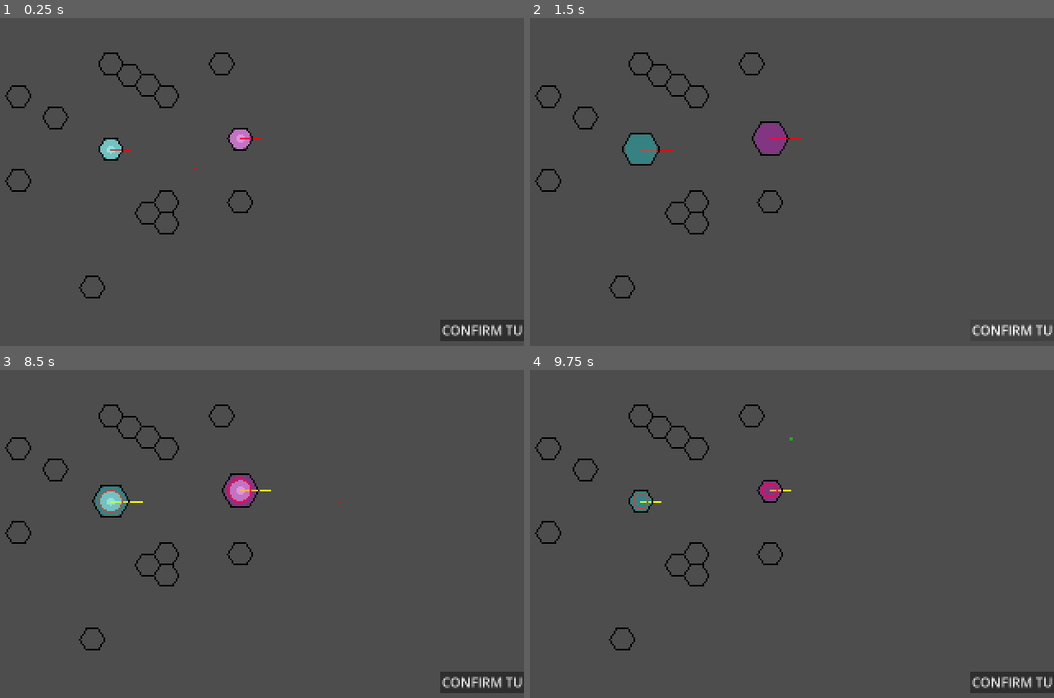
Above: before the commit, frames 1-4 (two rows, left to right).
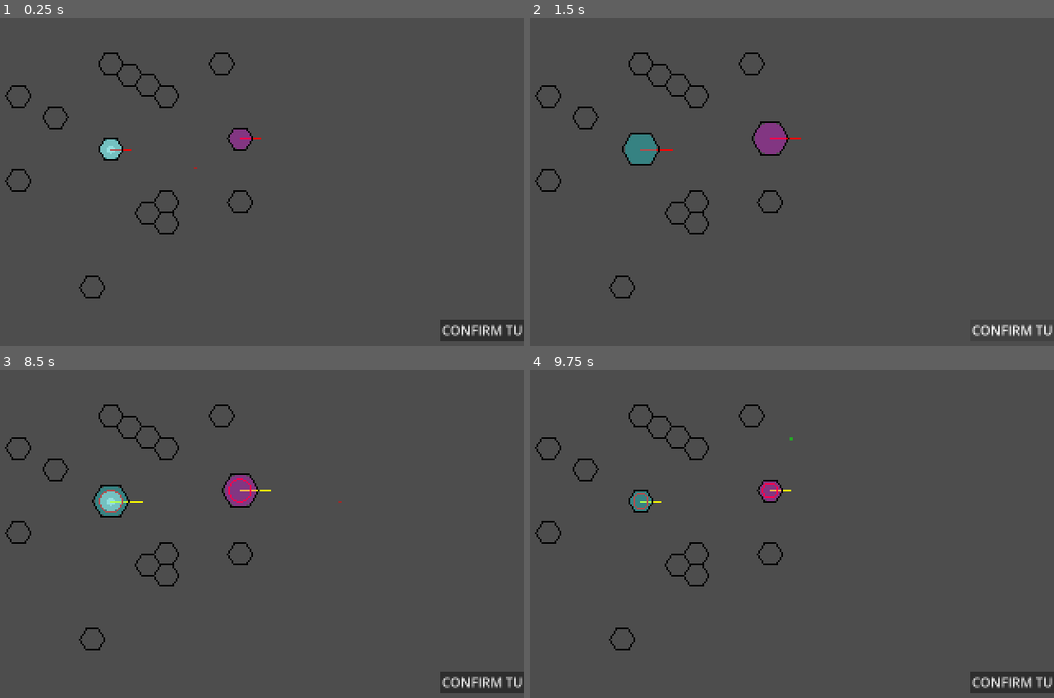
Above: after the commit, the same moments.

Repository: DoodlesQ/hex-strategy-game
Game: Godot game, scene res://main.tscn
The game is run twice, just before and just after one commit, with the same random seed, the same clock (stepped at 60 frames per second) and the same inputs. The project has no main scene, so this scene is started directly.
Inputs (mouse positions are in pixels of both pictures, inside the frame that each line leads up to):
- Up to frame 1 (0.25 s): no input
- Up to frame 2 (1.5 s): click "CONFIRM TURN" at 0.5 s; click "CONFIRM TURN" at 1.25 s
- Up to frame 3 (8.5 s): tap Enter at 2, 5 s; move the mouse to (340, 501) at 2.02 s; hold Right (beat_cycle_up) 2.03-2.75 s; tap Space (change_tool) at 2.1, 2.75, 3.6, 6.5 s; click (340, 501) at 2.3 s; drag from (62, 537) to (162, 593) at 2.77 s; move the mouse to (262, 438) at 3.52 s; hold Right (beat_cycle_up) 3.53-4.25 s; click (262, 438) at 3.8 s; drag from (162, 593) to (outside the picture) at 4.27 s; move the mouse to (393, 576) at 5.02 s; hold Left (beat_cycle_down) 5.03-5.75 s; click (393, 576) at 5.1 s; drag from (outside the picture) to (94, 429) at 5.77 s; move the mouse to (230, 520) at 6.52 s; hold Left (beat_cycle_down) 6.53-7.25 s; click (230, 520) at 6.6 s; drag from (94, 429) to (62, 537) at 7.27 s; move the mouse to (340, 501) at 8.02 s; hold Right (beat_cycle_up) from 8.03 s (still down); tap Z (move_undo) at 8.1 s; click (340, 501) at 8.3 s
- Up to frame 4 (9.75 s): release Right (beat_cycle_up) at 8.75 s; drag from (592, 537) to (692, 593) at 8.77 s; tap Enter at 9.5 s; move the mouse to (792, 438) at 9.52 s; hold Left (beat_cycle_down) from 9.53 s (still down); tap Space (change_tool) at 9.6 s

The runs differ from the first frame. In frame 1, 0.2% of the frame differs, in the area x 43-48%, y 34-40%; in frame 2, nothing differs; in frame 3, 0.2%, in the area x 43-48%, y 33-40%; in frame 4, nothing differs.

Commit message:
Turn editing restricted to player faction

Diff:
--- a/Objects/beat_manager.gd
+++ b/Objects/beat_manager.gd
@@ -23,6 +23,8 @@
 var do_command : bool = false
 var command : Command.Type
 
+var control_faction : Token.Faction = Token.Faction.ONE
+
 func _ready() -> void:
 	for cell in get_cells():
 		if cell as Token: tokens.append(cell)
@@ -31,8 +33,8 @@
 	if selected:
 		selected.selected = false
 		selected.action = Token.Action.NONE
-	var token : Cell = get_cell_at(location)
-	if token as Token:
+	var token : Token = get_cell_at(location)
+	if token and token.faction == control_faction:
 		selected = token
 		token.selected = true
 		if tool == Tool.MOVE:
@@ -69,6 +71,7 @@
 					confirm_command()
 				else:
 					for token : Token in tokens:
+						if token.faction != control_faction: continue
 						var at : Vector3 = token.backsolve(beat_editing)
 						if not selected and mouse.is_equal_approx(at):
 							# Do command
@@ -199,14 +202,16 @@
 						Color(1.0, 1.0, 1.0, 0.5)
 					)
 			for token : Token in tokens:
-				Token.draw_path(self, token, token.position, 0.25)
+				if token.faction == control_faction:
+					Token.draw_path(self, token, token.position, 0.25)
 
 		if tool == Tool.COMMAND:
 			for token : Token in tokens:
-				for i : int in range(4):
-					var b : Vector3 = token.backsolve(i)
-					var a : float = 0.2 if i != beat_editing else 0.5
-					draw_circle(Cubic.to_real(b, grid), 50 * a, Color(1,1,1,a))
+				if token.faction == control_faction:
+					for i : int in range(4):
+						var b : Vector3 = token.backsolve(i)
+						var a : float = 0.2 if i != beat_editing else 0.5
+						draw_circle(Cubic.to_real(b, grid), 50 * a, Color(1,1,1,a))
 
 		var c : float = 1.0 if tool == Tool.COMMAND else 0.0
 		var d : float = 1.0 if do_command else 0.0
--- a/Objects/token.gd
+++ b/Objects/token.gd
@@ -480,7 +480,7 @@
 			var e_distance : float = Cubic.distance(e, Vector3.ZERO)
 			if e_distance <= closest:
 				closest = e_distance
-				targets.append(e + cubic)
+				targets.append(e)
 		var target : Vector3 = targets[0]
 		if len(targets) > 1: target = targets.pick_random()
 		var target_visibility : int = 0
@@ -496,11 +496,11 @@
 func act_on_enemy(beat : int, target : Vector3, target_visibility : int) -> void:
 	var moment_accuracy : float = accuracy
 	if target_visibility == 0:
-		var aim_to : float = Cubic.get_angle(target - cubic)
+		var aim_to : float = Cubic.get_angle(target)
 		aim_to = wrapf(snappedf(aim_to, Cell.PI_6 / 2), -PI, PI)
 		tween_to_aim(aim_to, func(): generate_vision(beat), 0.6)
 		alert = true
-		target_tile = target
+		target_tile = target + cubic
 		moment_accuracy *= periphery_penalty
 	if target_visibility == 1: moment_accuracy *= partial_penalty
 	var enemy : Token = enemy_tiles[target]
